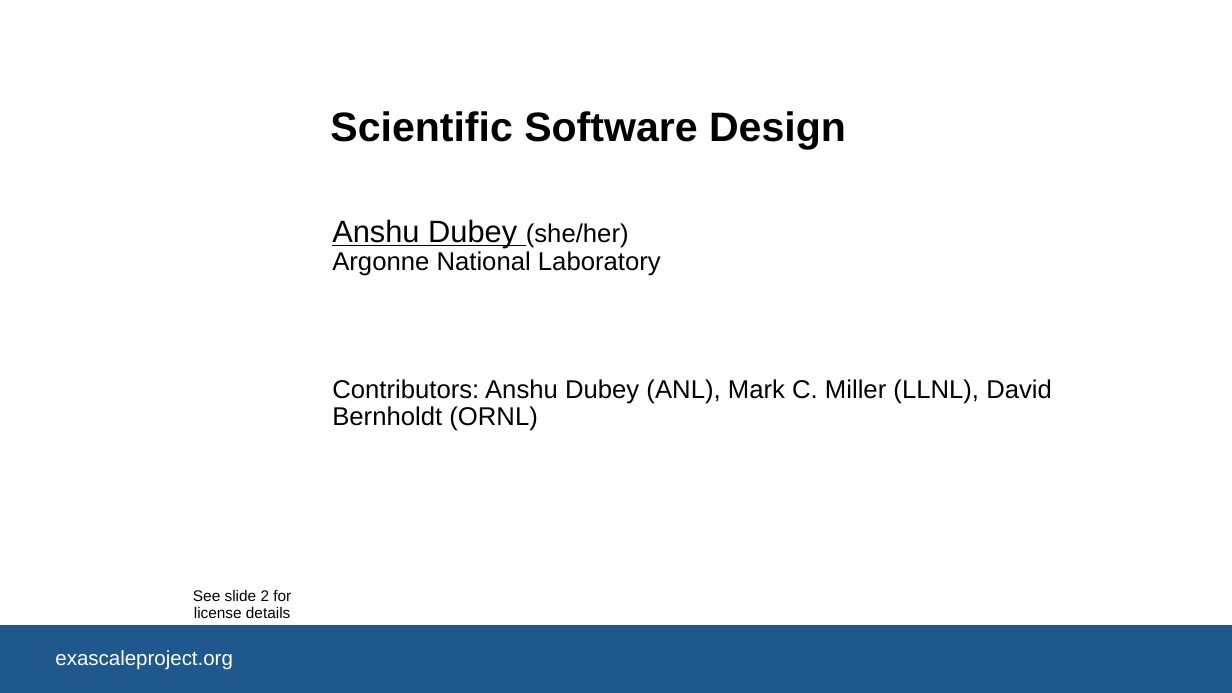
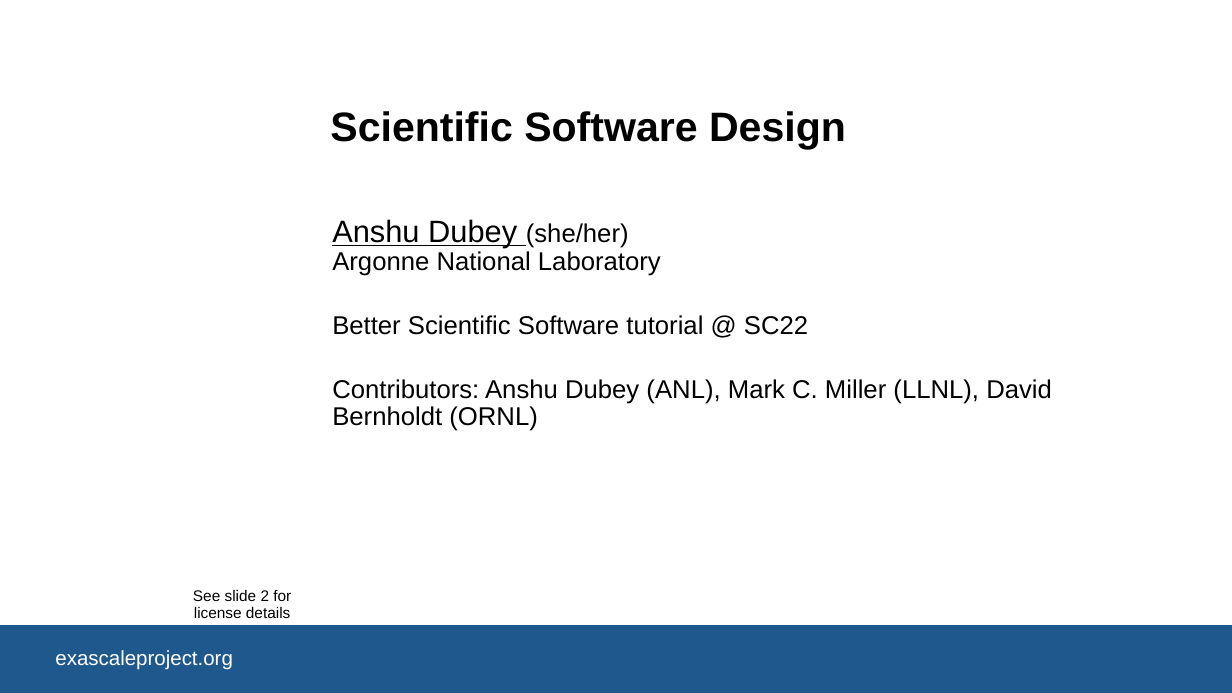
Before and after one commit to bssw-tutorial/presentations, a slide deck: slide 1 of design-a.pptx. Drawn at 1232x693 pixels with LibreOffice and Linux fonts; fonts in the diff are those of the drawing; background and template pictures are left out. Boxes give left, top, right and bottom in pixels: in the first picture for what was removed or moved away, otherwise in the second. Text is boxed around its words. In the diff, an @@ line names an element or a change of style, - is before the commit and + after.

Commit message:
Changing design to design-a for SC22
We had the wrong one initially.

```diff
--- a/design-a.pptx
+++ b/design-a.pptx
@@ subtitle at <box>332,315,808,335</box>: paragraph added @@
+Better Scientific Software tutorial @ SC22
```
Also in this commit, not shown: 3 other slides changed, 1 slide added, 2 other files.
